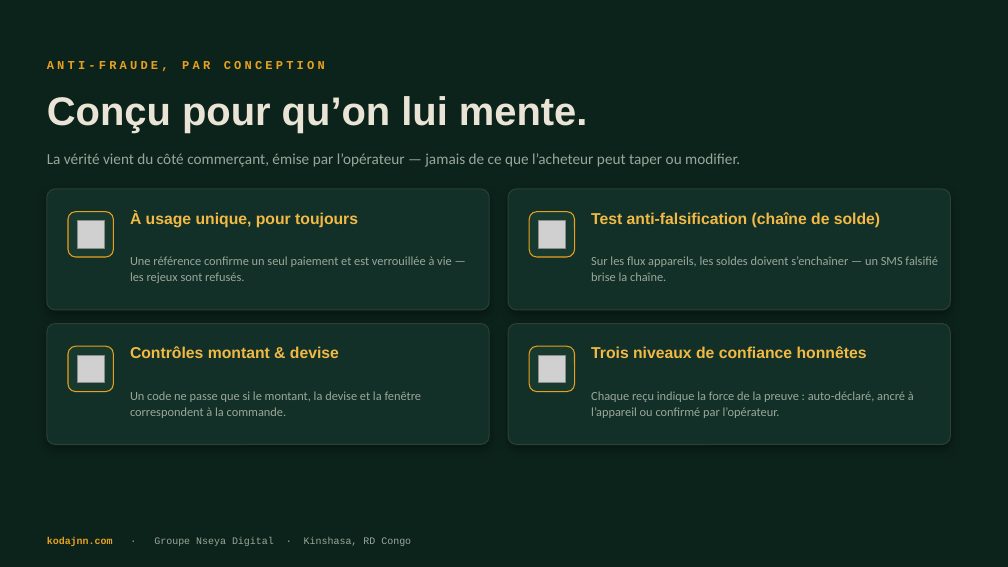
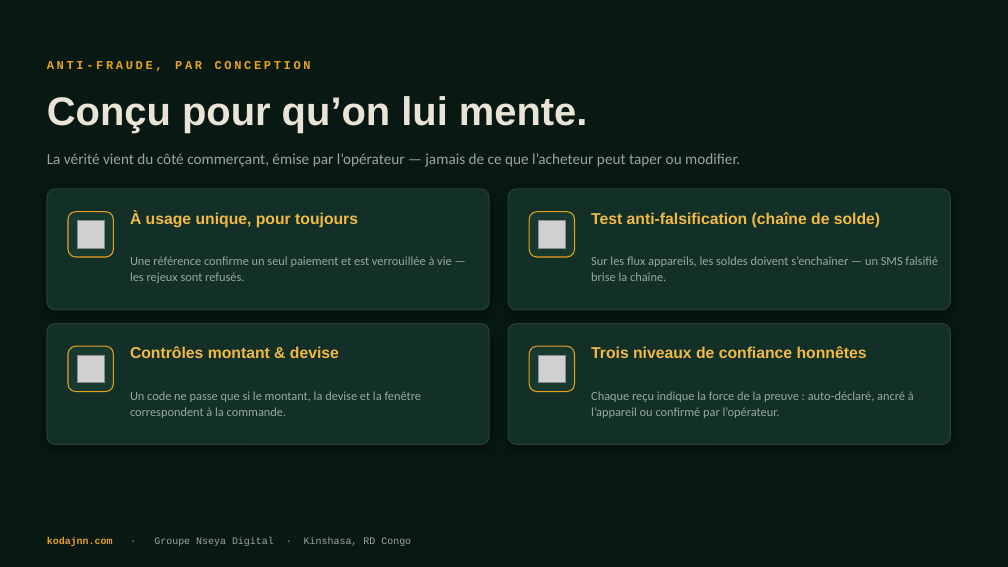
Before and after one commit to jnnseya-cpu/KODA, a slide deck: slide 8 of brand/KODA-deck-FR.pptx (slide 7 before the commit). Drawn at 1008x567 pixels with LibreOffice and Linux fonts; fonts in the diff are those of the drawing; grey boxes stand for pictures. Boxes give left, top, right and bottom in pixels: in the first picture for what was removed or moved away, otherwise in the second. Text is boxed around its words. In the diff, an @@ line names an element or a change of style, - is before the commit and + after.

```diff
--- a/brand/KODA-deck-FR.pptx
+++ b/brand/KODA-deck-FR.pptx
@@ background #0C231C to #081813 @@
@@ text "ANTI-FRAUDE, PAR CONCEPTION" at (47,61,311,71): letter spacing 3 to 2.5 pt @@
```
Also in this commit, not shown: 9 other slides changed, 3 slides added, 2 slides removed, 5 other files.
